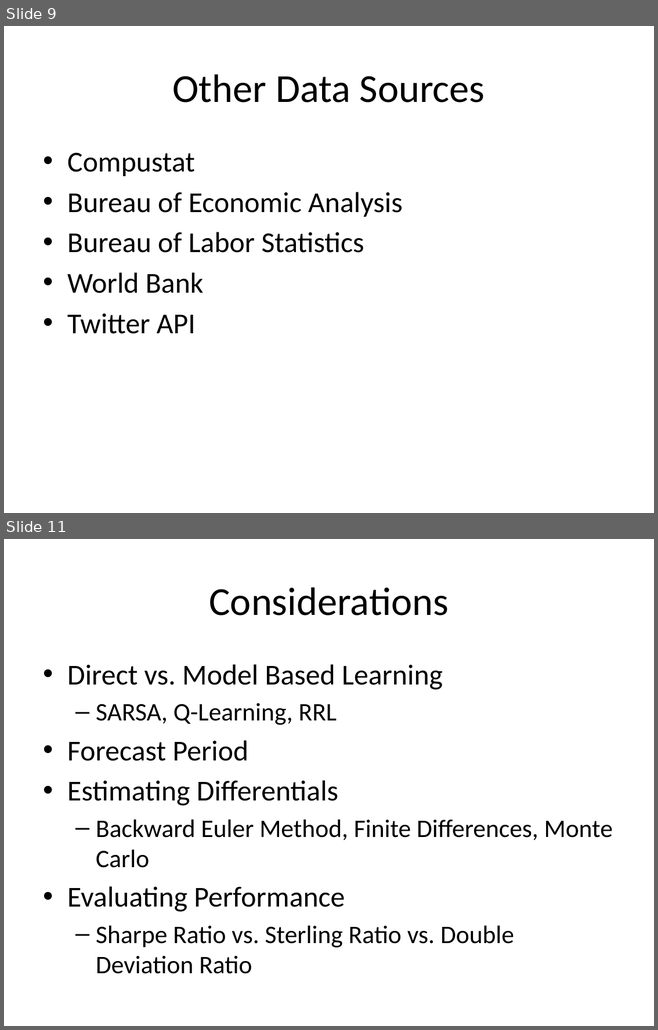
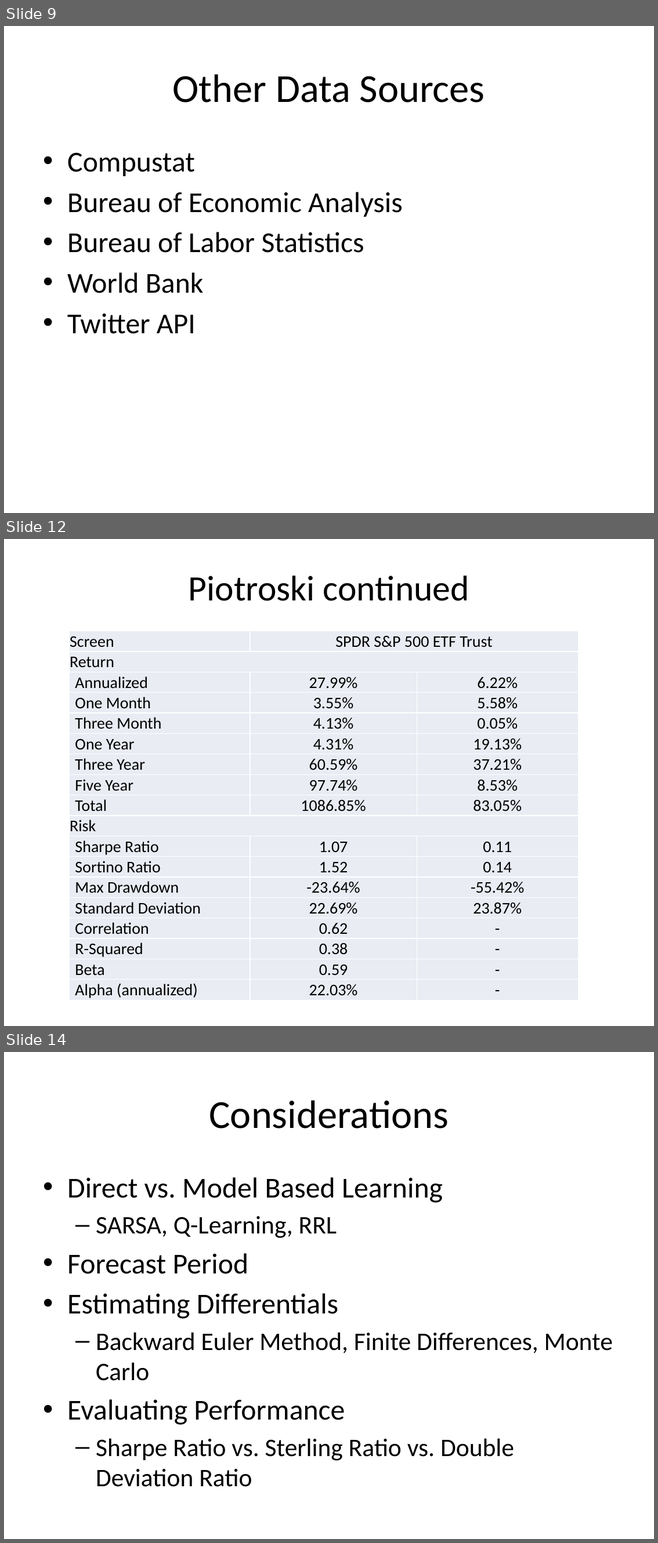
Before and after one commit to abhaykamat/AlgoTrading, a slide deck: report/AlgorithmicTrading.pptx. Shown one above the other, each under a label of ours: slides 9 and 11 before the commit, slides 9, 12 and 14 after it; the slides between them are not shown. The pictures are 658x1030 and 658x1543 pixels, drawn with LibreOffice and Linux fonts; fonts in the diff are those of the drawing. Boxes give left, top, right and bottom in pixels: in the first picture for what was removed or moved away, otherwise in the second. Text is boxed around its words. In the diff, an @@ line names an element or a change of style, - is before the commit and + after.

```diff
--- a/report/AlgorithmicTrading.pptx
+++ b/report/AlgorithmicTrading.pptx
@@ slide 12 added at (4, 539, 654, 1026), background #FFFFFF @@
@@ title added at (188, 576, 469, 601), 39.6 pt, text #000000 @@
+Piotroski continued
@@ table added at (69, 631, 578, 1001), 18 rows, 3 columns @@
+Screen | SPDR S&P 500 ETF Trust | 
+Return |  | 
+Annualized | 27.99% | 6.22%
+One Month | 3.55% | 5.58%
+Three Month | 4.13% | 0.05%
+One Year | 4.31% | 19.13%
+Three Year | 60.59% | 37.21%
+Five Year | 97.74% | 8.53%
+Total | 1086.85% | 83.05%
+Risk |  | 
+Sharpe Ratio | 1.07 | 0.11
+Sortino Ratio | 1.52 | 0.14
+Max Drawdown | -23.64% | -55.42%
+Standard Deviation | 22.69% | 23.87%
+Correlation | 0.62 | -
+R-Squared | 0.38 | -
+Beta | 0.59 | -
+Alpha (annualized) | 22.03% | -
@@ what was slide 11 is now slide 14 @@
```
Also in this commit, not shown: 4 slides changed, 5 other slides added.
